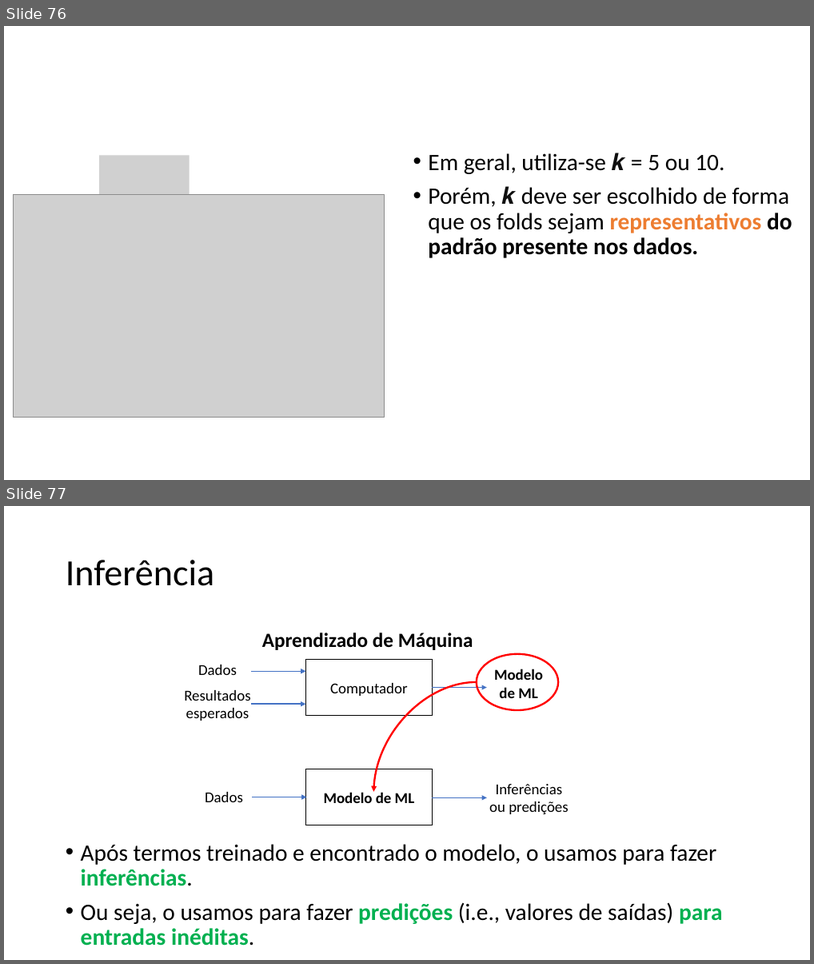
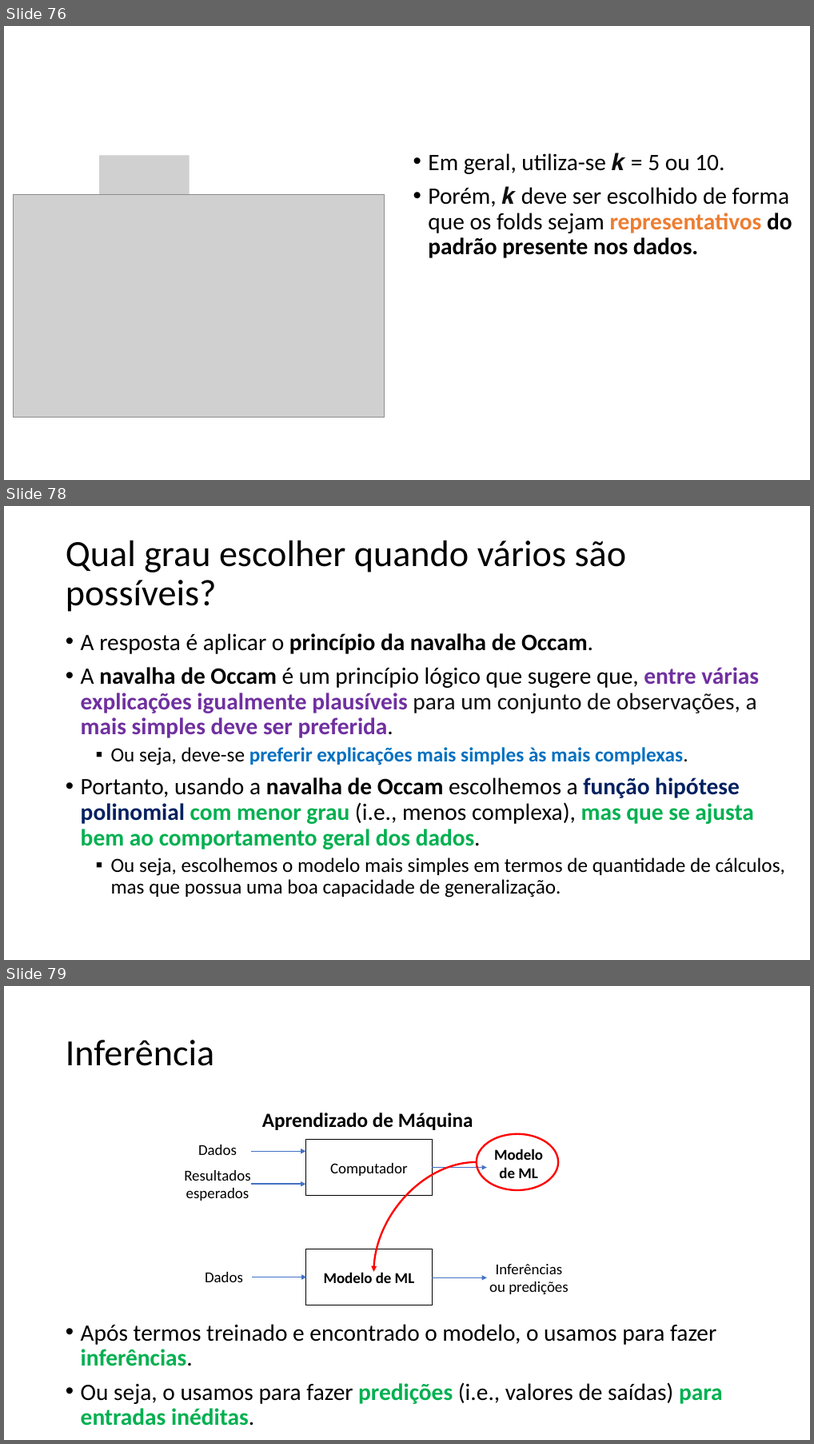
Before and after one commit to zz4fap/c24_inteligencia_artificial, a slide deck: slides/C24_Regressão.pptx. Shown one above the other, each under a label of ours: slides 76 and 77 before the commit, slides 76, 78 and 79 after it; the slides between them are not shown. The pictures are 814x964 and 814x1444 pixels, drawn with LibreOffice and Linux fonts; fonts in the diff are those of the drawing; grey boxes stand for pictures. Boxes give left, top, right and bottom in pixels: in the first picture for what was removed or moved away, otherwise in the second. Text is boxed around its words. In the diff, an @@ line names an element or a change of style, - is before the commit and + after.

Commit message:
new slides

```diff
--- a/slides/C24_Regressão.pptx
+++ b/slides/C24_Regressão.pptx
@@ slide 78 added at [4,506,810,960], background #FFFFFF @@
@@ title added at [66,540,627,612], 44 pt, text #000000 @@
+Qual grau escolher quando vários são possíveis?
@@ text added at [81,633,786,897], 28 pt, text #000000 @@
+• A resposta é aplicar o princípio da navalha de Occam.
+• A navalha de Occam é um princípio lógico que sugere que, entre várias explicações igualmente plausíveis para um conjunto de observações, a mais simples deve ser preferida.
+  ▪ Ou seja, deve-se preferir explicações mais simples às mais complexas.
+• Portanto, usando a navalha de Occam escolhemos a função hipótese polinomial com menor grau (i.e., menos complexa), mas que se ajusta bem ao comportamento geral dos dados.
+  ▪ Ou seja, escolhemos o modelo mais simples em termos de quantidade de cálculos, mas que possua uma boa capacidade de generalização.
@@ what was slide 77 is now slide 79 @@
```
Also in this commit, not shown: 1 other slide added, 1 other file.
